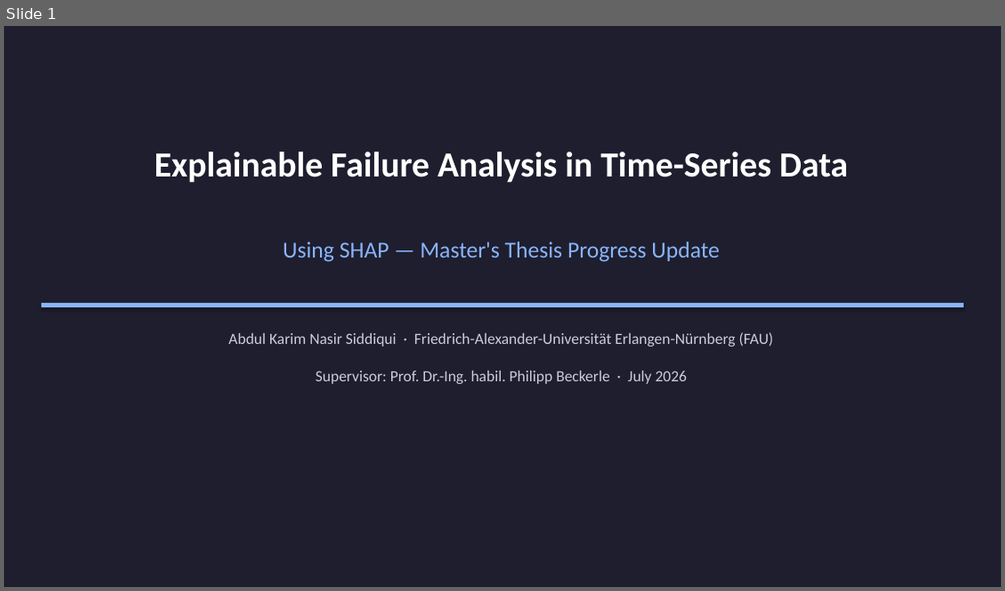
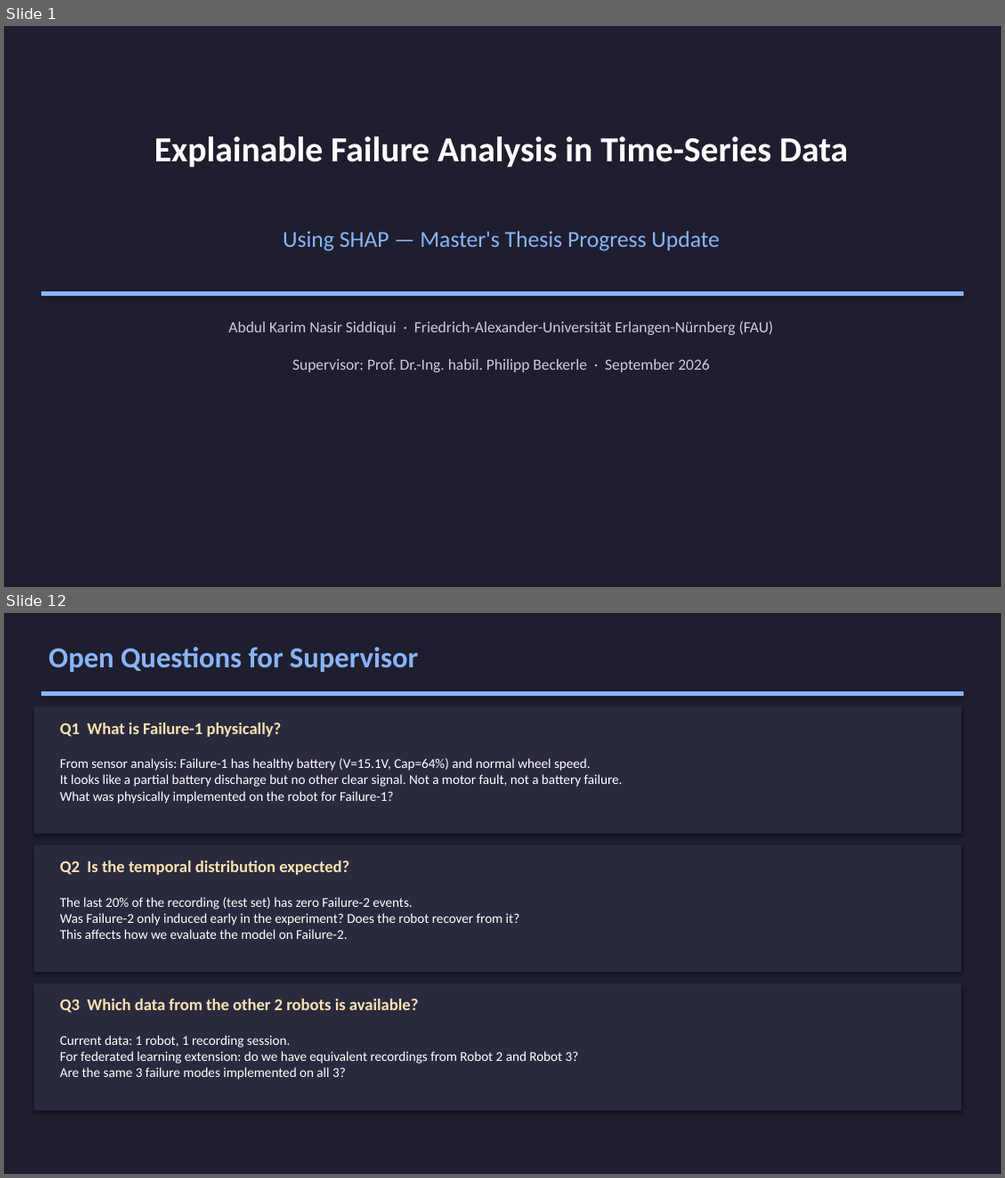
Before and after one commit to karimnasir553/MA_Siddiqui, a slide deck: MA_Siddiqui_Progress.pptx. Shown one above the other, each under a label of ours: slide 1 before the commit, slides 1 and 12 after it; the slides between them are not shown. The pictures are 1005x591 and 1005x1178 pixels, drawn with LibreOffice and Linux fonts; fonts in the diff are those of the drawing. Boxes give left, top, right and bottom in pixels: in the first picture for what was removed or moved away, otherwise in the second. Text is boxed around its words. In the diff, an @@ line names an element or a change of style, - is before the commit and + after.

```diff
--- a/MA_Siddiqui_Progress.pptx
+++ b/MA_Siddiqui_Progress.pptx
@@ slide 12 added at <box>4,613,1001,1174</box>, background #FFFFFF @@
@@ rectangle added at <box>4,613,1001,1174</box>, fill #1E1E2E @@
@@ text added at <box>48,647,418,672</box>, 28 pt, text #89B4FA, bold @@
+Open Questions for Supervisor
@@ rectangle added at <box>41,691,963,696</box>, fill #89B4FA @@
@@ rectangle added at <box>34,706,961,834</box>, fill #2A2A3E @@
@@ text added at <box>60,722,282,737</box>, 16 pt, text #F9E2AF, bold @@
+Q1 What is Failure-1 physically?
@@ text added at <box>60,758,623,803</box>, 13 pt, text #FFFFFF @@
+From sensor analysis: Failure-1 has healthy battery (V=15.1V, Cap=64%) and normal wheel speed.
+It looks like a partial battery discharge but no other clear signal. Not a motor fault, not a battery failure.
+What was physically implemented on the robot for Failure-1?
@@ rectangle added at <box>34,844,961,972</box>, fill #2A2A3E @@
@@ text added at <box>60,860,349,875</box>, 16 pt, text #F9E2AF, bold @@
+Q2 Is the temporal distribution expected?
@@ text added at <box>60,897,520,939</box>, 13 pt, text #FFFFFF @@
+The last 20% of the recording (test set) has zero Failure-2 events.
+Was Failure-2 only induced early in the experiment? Does the robot recover from it?
+This affects how we evaluate the model on Failure-2.
@@ rectangle added at <box>34,983,961,1111</box>, fill #2A2A3E @@
@@ text added at <box>60,998,419,1013</box>, 16 pt, text #F9E2AF, bold @@
+Q3 Which data from the other 2 robots is available?
@@ text added at <box>60,1035,579,1079</box>, 13 pt, text #FFFFFF @@
+Current data: 1 robot, 1 recording session.
+For federated learning extension: do we have equivalent recordings from Robot 2 and Robot 3?
+Are the same 3 failure modes implemented on all 3?
@@ slide 1 changed as well @@
@@ 3 texts, 1 rectangle: place and size @@
-3 texts, 1 rectangle at <box>41,151,963,346</box>
+3 texts, 1 rectangle at <box>41,136,963,335</box>
@@ text at <box>292,359,709,372</box>: text changed @@
-Supervisor: Prof. Dr.-Ing. habil. Philipp Beckerle · July 2026
+Supervisor: Prof. Dr.-Ing. habil. Philipp Beckerle · September 2026
```
Also in this commit, not shown: 2 other slides changed, 10 other slides added, 14 slides removed, 1 other file.
